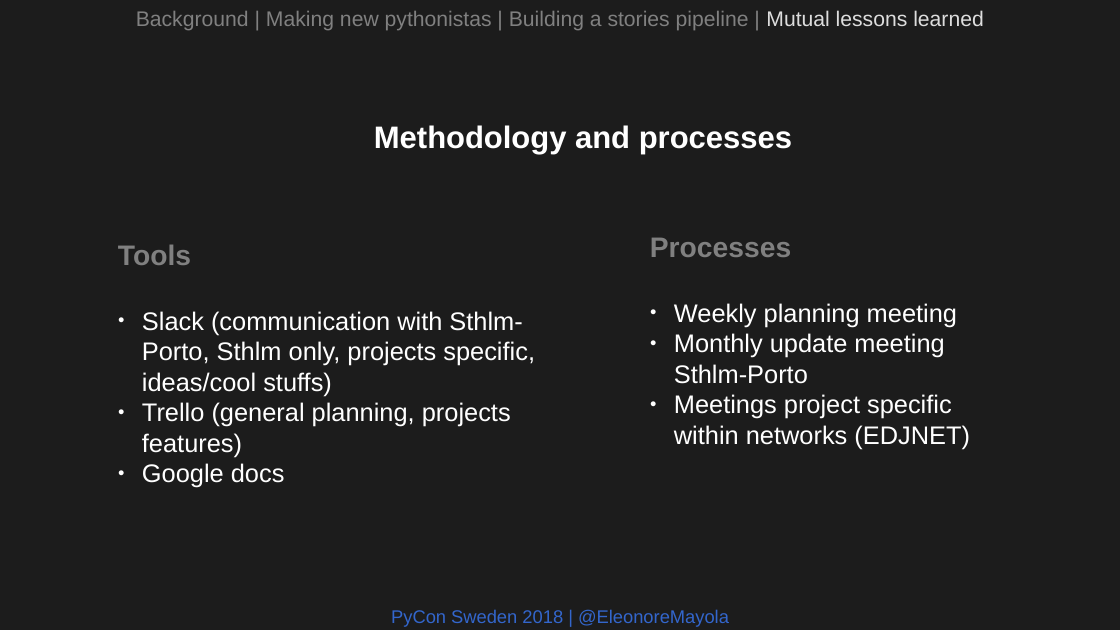
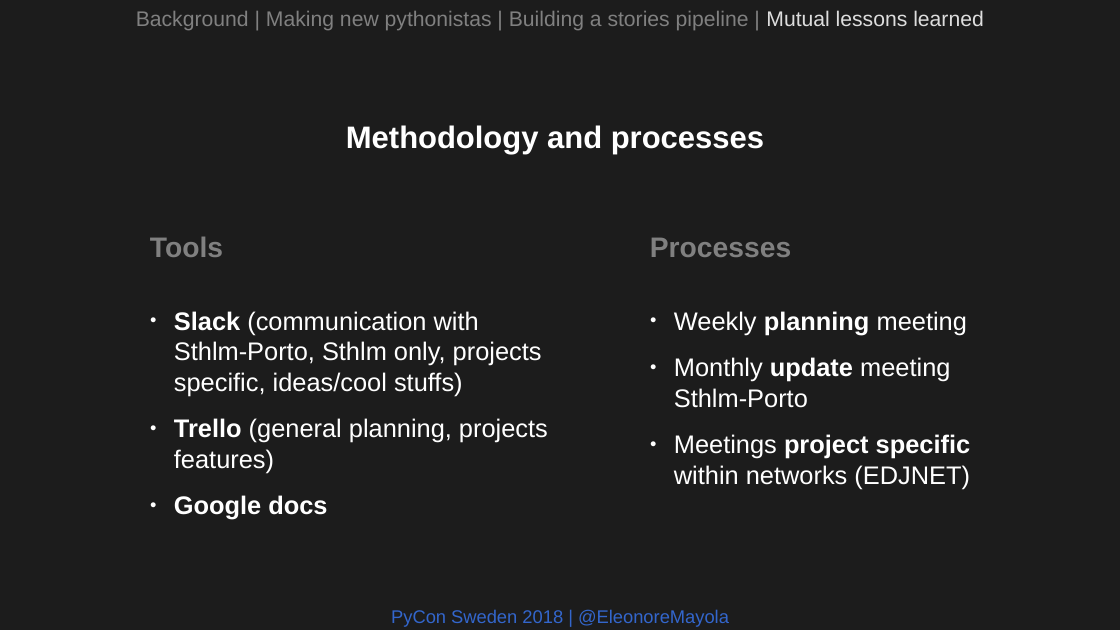
Before and after one commit to Eleonore9/-pyconse18, a slide deck: slide 24 of pyconse2018.odp. Drawn at 1120x630 pixels with LibreOffice and Linux fonts; fonts in the diff are those of the drawing. Boxes give left, top, right and bottom in pixels: in the first picture for what was removed or moved away, otherwise in the second. Text is boxed around its words. In the diff, an @@ line names an element or a change of style, - is before the commit and + after.

```diff
--- a/pyconse2018.odp
+++ b/pyconse2018.odp
@@ text "Methodology and processes": place and size @@
-text "Methodology and processes" at [374,125,792,154]
+text "Methodology and processes" at [346,125,764,154]
@@ text "Tools": place and size @@
-text "Tools" at [118,244,535,488]
+text "Tools" at [150,236,548,473]
@@ text at [174,311,548,473]: bold on in "Slack", "Trello", "Google docs"; more space between paragraphs @@
@@ text at [674,311,971,489]: bold on in "planning", "update", "project specific"; more space between paragraphs @@
```
Also in this commit, not shown: 4 other slides changed, 1 other file.
